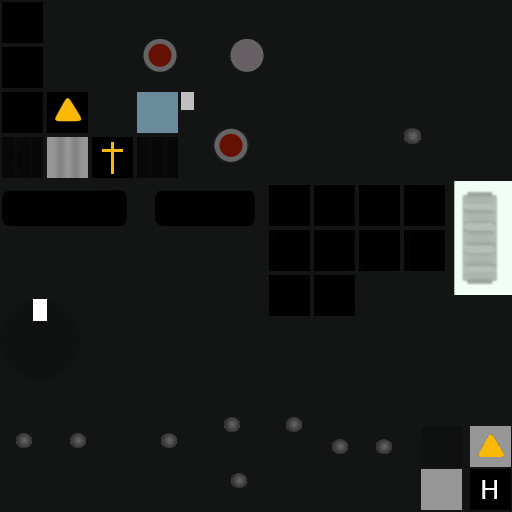
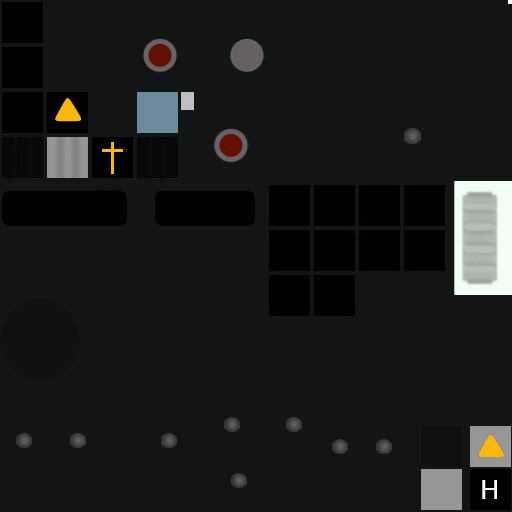
Layered file, before and after one edit (512x512). Changes by layer:
removed layer "Layer" over [33, 299, 47, 321]
painted on "Layer #1" over [508, 0, 512, 4]
